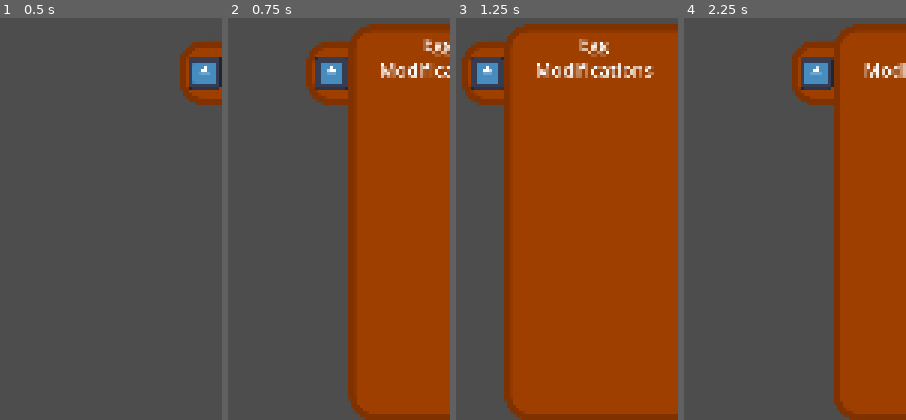
Above: before the commit, frames 1-4 (left to right).
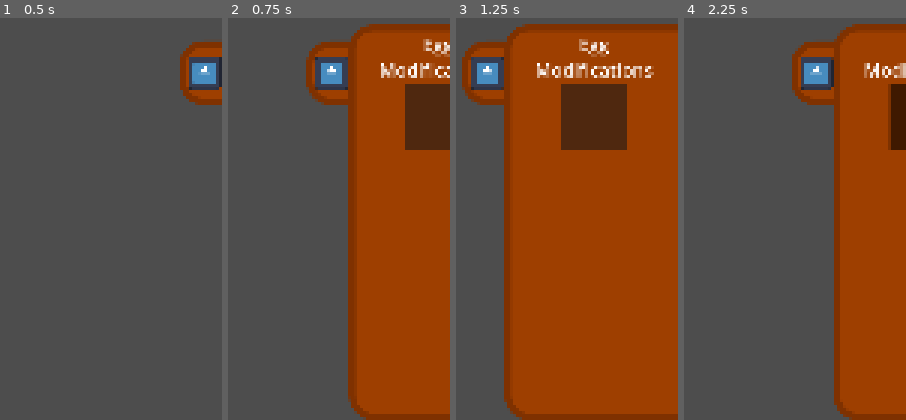
Above: after the commit, the same moments.

Repository: KaratePikachu/egg-drop
Game: Godot game, scene res://level/levels/level_1.tscn
Same seed, same stepped clock (60 frames per second), same inputs: the game is played once before the commit and once after it. The project has no main scene, so this scene is started directly. The engine's default icon, where the game draws it, is replaced by a stand-in: a white triangle on a blue panel in a dark square.
Inputs (mouse positions are in pixels of both pictures, inside the frame that each line leads up to):
- Up to frame 1 (0.5 s): no input
- Up to frame 2 (0.75 s): click (445, 74) at 0.5 s
- Up to frame 3 (1.25 s): no input
- Up to frame 4 (2.25 s): click (821, 118) at 1.27 s; click (728, 74) at 2 s

Frame 1 is identical in both runs. In frame 2, 3.3% of the frame differs, in the area x 79-100%, y 16-33%; in frame 3, 4.9%, in the area x 47-78%, y 16-33%; in frame 4, 1.3%.
Error before the commit: Cannot call method 'get_children' on a null value. (res://ui/modification_menu/modification_menu.gd:20)

Commit message:
Mod menu restore on restart

Diff:
--- a/level/level.gd
+++ b/level/level.gd
@@ -12,9 +12,10 @@
 @export var level_number : int
 
 @onready var mod_menu : ModificationMenu = $CanvasLayer/ModificationMenu
-#func _ready() -> void:
 
-
+func _input(event: InputEvent) -> void:
+	if event.is_action_pressed("restart_level"):
+		restart_level()
 
 #region Changing Active Modifications
 static func add_mod(modification : Modification) -> void:
--- a/level/level.tscn
+++ b/level/level.tscn
@@ -2,7 +2,6 @@
 
 [ext_resource type="Script" uid="uid://blbqh1gyvgsq2" path="res://level/level.gd" id="1_7lnir"]
 [ext_resource type="PackedScene" uid="uid://xwnwd7qpbs56" path="res://ui/modification_menu/modification_menu.tscn" id="2_5gx2l"]
-[ext_resource type="Script" uid="uid://cylr504fygfq5" path="res://modifications/modification.gd" id="2_qohg2"]
 
 [sub_resource type="RectangleShape2D" id="RectangleShape2D_7lnir"]
 size = Vector2(556, 40)
@@ -30,4 +29,3 @@
 [node name="CanvasLayer" type="CanvasLayer" parent="." unique_id=1883544062]
 
 [node name="ModificationMenu" parent="CanvasLayer" unique_id=961803805 instance=ExtResource("2_5gx2l")]
-available_mods = Array[ExtResource("2_qohg2")]([])
--- a/project.godot
+++ b/project.godot
@@ -25,6 +25,14 @@
 window/stretch/mode="canvas_items"
 window/stretch/aspect="expand"
 
+[input]
+
+restart_level={
+"deadzone": 0.2,
+"events": [Object(InputEventKey,"resource_local_to_scene":false,"resource_name":"","device":-1,"window_id":0,"alt_pressed":false,"shift_pressed":false,"ctrl_pressed":false,"meta_pressed":false,"pressed":false,"keycode":0,"physical_keycode":82,"key_label":0,"unicode":114,"location":0,"echo":false,"script":null)
+]
+}
+
 [physics]
 
 3d/physics_engine="Jolt Physics"
--- a/ui/modification_menu/modification_menu.gd
+++ b/ui/modification_menu/modification_menu.gd
@@ -2,13 +2,15 @@
 extends Control
 class_name ModificationMenu
 
+@export var mod_button_container : GridContainer
 @export var available_mods : Array[Modification]:
 	set(val):
 		available_mods = val
 		_reload_available_mods()
 
+
 @onready var animation_player : AnimationPlayer = $AnimationPlayer
-@onready var grid_container : GridContainer = $SlidingArea/Panel/MarginContainer/VBoxContainer/Modifications
+
 
 func _on_button_toggled(toggled_on: bool) -> void:
 	if toggled_on:
@@ -17,10 +19,12 @@
 		animation_player.play("hide",0.1)
 
 func _reload_available_mods() -> void:
-	var mod_buttons : Array[Node] = grid_container.get_children()
-	for i : int in grid_container.get_child_count():
+	var mod_buttons : Array[Node] = mod_button_container.get_children()
+	for i : int in mod_buttons.size():
 		var mb : ModificationButton = mod_buttons[i]
 		if i < available_mods.size():
 			mb.modification = available_mods[i]
+			if Level.find_modification(available_mods[i]) != -1:
+				mb.button_pressed = true
 		else:
 			mb.modification = null
--- a/ui/modification_menu/modification_menu.tscn
+++ b/ui/modification_menu/modification_menu.tscn
@@ -69,7 +69,7 @@
 &"show": SubResource("Animation_sueqx")
 }
 
-[node name="ModificationMenu" type="Control" unique_id=961803805]
+[node name="ModificationMenu" type="Control" unique_id=961803805 node_paths=PackedStringArray("mod_button_container")]
 layout_mode = 3
 anchors_preset = 15
 anchor_right = 1.0
@@ -77,7 +77,7 @@
 grow_horizontal = 2
 grow_vertical = 2
 script = ExtResource("1_sueqx")
-available_mods = null
+mod_button_container = NodePath("SlidingArea/Panel/MarginContainer/VBoxContainer/Modifications")
 
 [node name="SlidingArea" type="Control" parent="." unique_id=1819905087]
 layout_mode = 1
